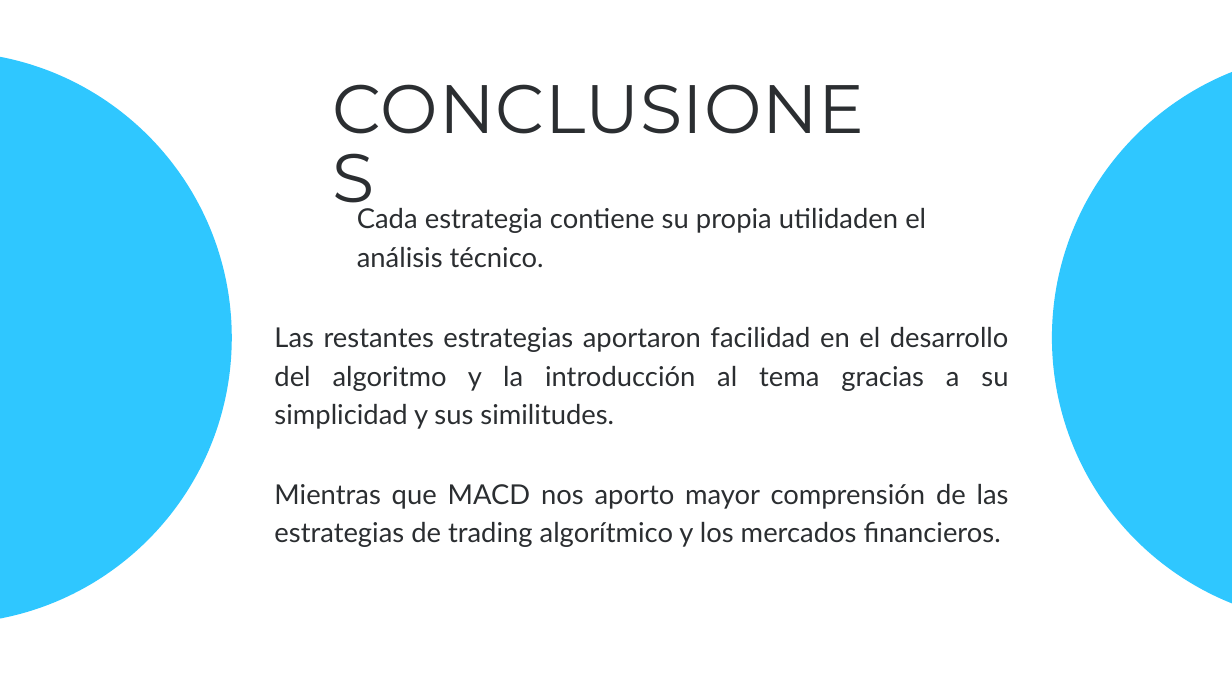
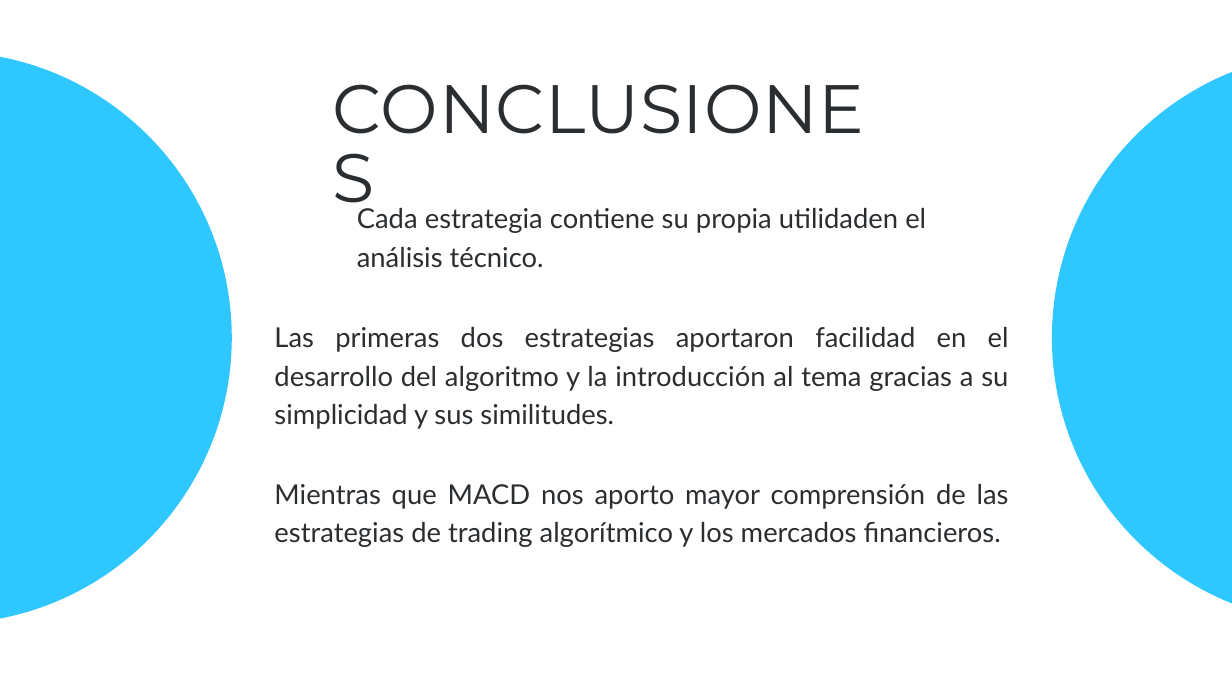
Before and after one commit to MauroOyhanart/botPythonTrading, a slide deck: slide 14 of Slides - Introducción al Trading Algorítmico y Mercados Financieros.pptx. Drawn at 1232x693 pixels with LibreOffice and Linux fonts; fonts in the diff are those of the drawing; background and template pictures are left out. Boxes give left, top, right and bottom in pixels: in the first picture for what was removed or moved away, otherwise in the second. Text is boxed around its words. In the diff, an @@ line names an element or a change of style, - is before the commit and + after.

Commit message:
Resubidas las slides

```diff
--- a/Slides - Introducción al Trading Algorítmico y Mercados Financieros.pptx
+++ b/Slides - Introducción al Trading Algorítmico y Mercados Financieros.pptx
@@ text at (274, 327, 1009, 429): text changed @@
-Las restantes estrategias aportaron facilidad en el desarrollo del algoritmo y la introducción al tema gracias a su simplicidad y sus similitudes.
+Las primeras dos estrategias aportaron facilidad en el desarrollo del algoritmo y la introducción al tema gracias a su simplicidad y sus similitudes.
```
Also in this commit, not shown: 1 other file.
